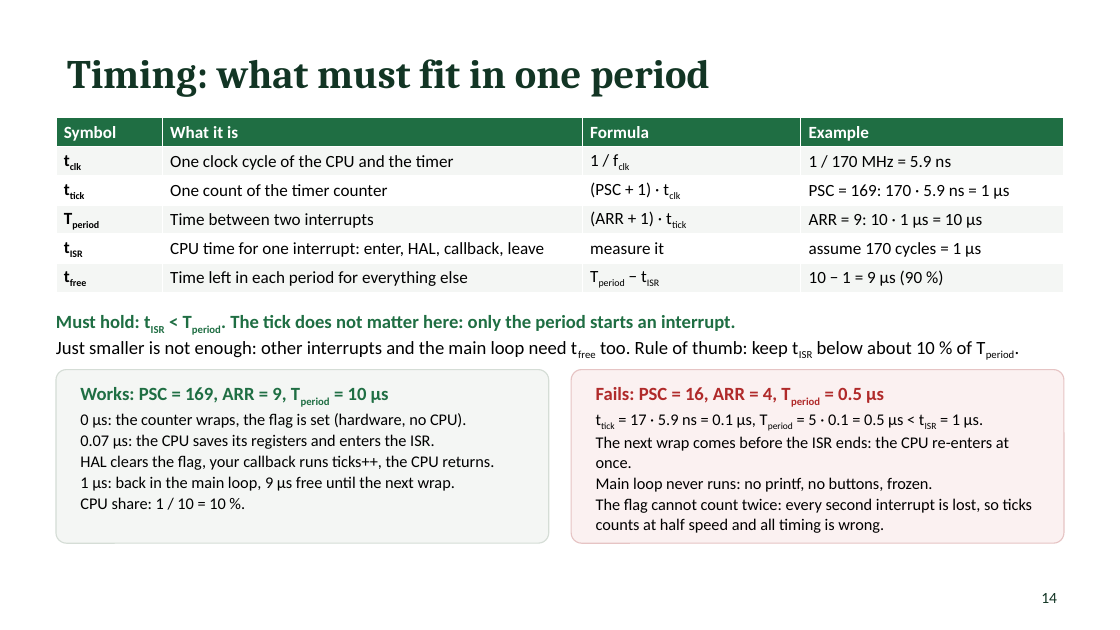
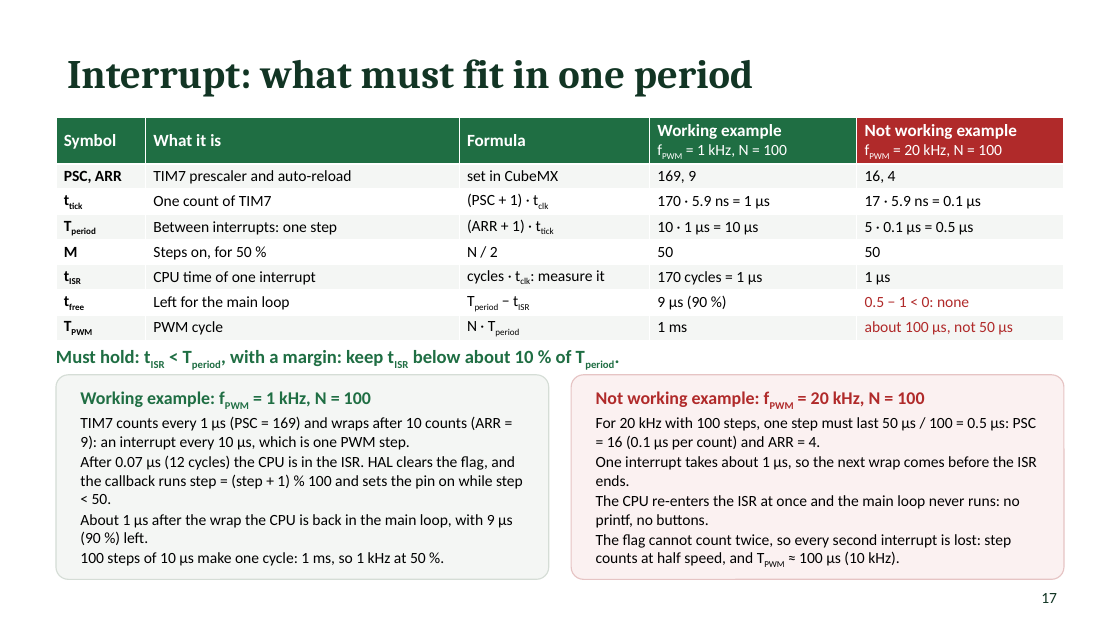
Before and after one commit to Yohai-ack/MP, a slide deck: slide 17 of tutorials/MP_tutorials_2026.pptx (slide 14 before the commit). Drawn at 1120x630 pixels with LibreOffice and Linux fonts; fonts in the diff are those of the drawing. Boxes give left, top, right and bottom in pixels: in the first picture for what was removed or moved away, otherwise in the second. Text is boxed around its words. In the diff, an @@ line names an element or a change of style, - is before the commit and + after.

```diff
--- a/tutorials/MP_tutorials_2026.pptx
+++ b/tutorials/MP_tutorials_2026.pptx
@@ title at [67,59,753,97]: text changed @@
-Timing: what must fit in one period
+Interrupt: what must fit in one period
@@ table at [56,118,1064,341] @@
-Symbol | What it is | Formula | Example
-tclk | One clock cycle of the CPU and the timer | 1 / fclk | 1 / 170 MHz = 5.9 ns
-ttick | One count of the timer counter | (PSC + 1) · tclk | PSC = 169: 170 · 5.9 ns = 1 µs
-Tperiod | Time between two interrupts | (ARR + 1) · ttick | ARR = 9: 10 · 1 µs = 10 µs
-tISR | CPU time for one interrupt: enter, HAL, callback, leave | measure it | assume 170 cycles = 1 µs
-tfree | Time left in each period for everything else | Tperiod − tISR | 10 − 1 = 9 µs (90 %)
+Symbol | What it is | Formula | Working example / fPWM = 1 kHz, N = 100 | Not working example / fPWM = 20 kHz, N = 100
+PSC, ARR | TIM7 prescaler and auto-reload | set in CubeMX | 169, 9 | 16, 4
+ttick | One count of TIM7 | (PSC + 1) · tclk | 170 · 5.9 ns = 1 µs | 17 · 5.9 ns = 0.1 µs
+Tperiod | Between interrupts: one step | (ARR + 1) · ttick | 10 · 1 µs = 10 µs | 5 · 0.1 µs = 0.5 µs
+M | Steps on, for 50 % | N / 2 | 50 | 50
+tISR | CPU time of one interrupt | cycles · tclk: measure it | 170 cycles = 1 µs | 1 µs
+tfree | Left for the main loop | Tperiod − tISR | 9 µs (90 %) | 0.5 − 1 < 0: none
+TPWM | PWM cycle | N · Tperiod | 1 ms | about 100 µs, not 50 µs
@@ text at [56,350,572,366]: text changed; text colour #000000 to #1F6E43; bold on @@
-Must hold: tISR < Tperiod. The tick does not matter here: only the period starts an interrupt.
-Just smaller is not enough: other interrupts and the main loop need tfree too. Rule of thumb: keep tISR below about 10 % of Tperiod.
+Must hold: tISR < Tperiod, with a margin: keep tISR below about 10 % of Tperiod.
@@ rounded rectangle: place and size @@
-rounded rectangle at [56,370,549,543]
+rounded rectangle at [56,375,549,580]
@@ rounded rectangle: place and size @@
-rounded rectangle at [571,370,1064,543]
+rounded rectangle at [571,375,1064,580]
@@ text at [80,391,523,566]: text changed; size 10.5 to 10 pt @@
-Works: PSC = 169, ARR = 9, Tperiod = 10 µs
-0 µs: the counter wraps, the flag is set (hardware, no CPU).
-0.07 µs: the CPU saves its registers and enters the ISR.
-HAL clears the flag, your callback runs ticks++, the CPU returns.
-1 µs: back in the main loop, 9 µs free until the next wrap.
-CPU share: 1 / 10 = 10 %.
+Working example: fPWM = 1 kHz, N = 100
+TIM7 counts every 1 µs (PSC = 169) and wraps after 10 counts (ARR = 9): an interrupt every 10 µs, which is one PWM step.
+After 0.07 µs (12 cycles) the CPU is in the ISR. HAL clears the flag, and the callback runs step = (step + 1) % 100 and sets the pin on while step < 50.
+About 1 µs after the wrap the CPU is back in the main loop, with 9 µs (90 %) left.
+100 steps of 10 µs make one cycle: 1 ms, so 1 kHz at 50 %.
@@ text at [596,391,1036,566]: text changed; size 10.5 to 10 pt @@
-Fails: PSC = 16, ARR = 4, Tperiod = 0.5 µs
-ttick = 17 · 5.9 ns = 0.1 µs, Tperiod = 5 · 0.1 = 0.5 µs < tISR = 1 µs.
-The next wrap comes before the ISR ends: the CPU re-enters at once.
-Main loop never runs: no printf, no buttons, frozen.
-The flag cannot count twice: every second interrupt is lost, so ticks counts at half speed and all timing is wrong.
+Not working example: fPWM = 20 kHz, N = 100
+For 20 kHz with 100 steps, one step must last 50 µs / 100 = 0.5 µs: PSC = 16 (0.1 µs per count) and ARR = 4.
+One interrupt takes about 1 µs, so the next wrap comes before the ISR ends.
+The CPU re-enters the ISR at once and the main loop never runs: no printf, no buttons.
+The flag cannot count twice, so every second interrupt is lost: step counts at half speed, and TPWM ≈ 100 µs (10 kHz).
@@ page number at [1041,593,1057,603]: text changed @@
-14
+17
```
Also in this commit, not shown: 5 other slides changed, 4 slides added, 2 slides removed, 3 other files.
